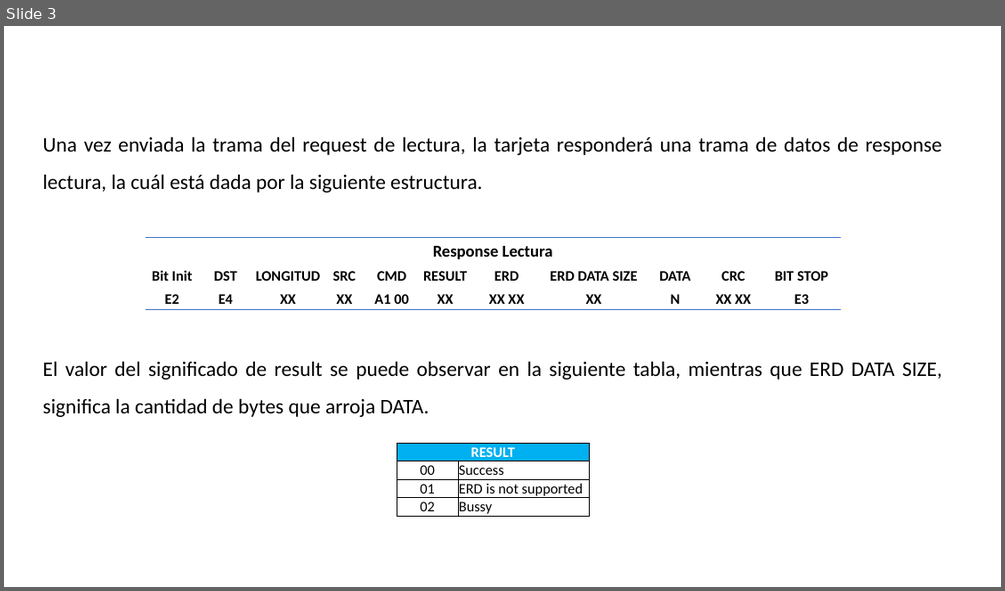
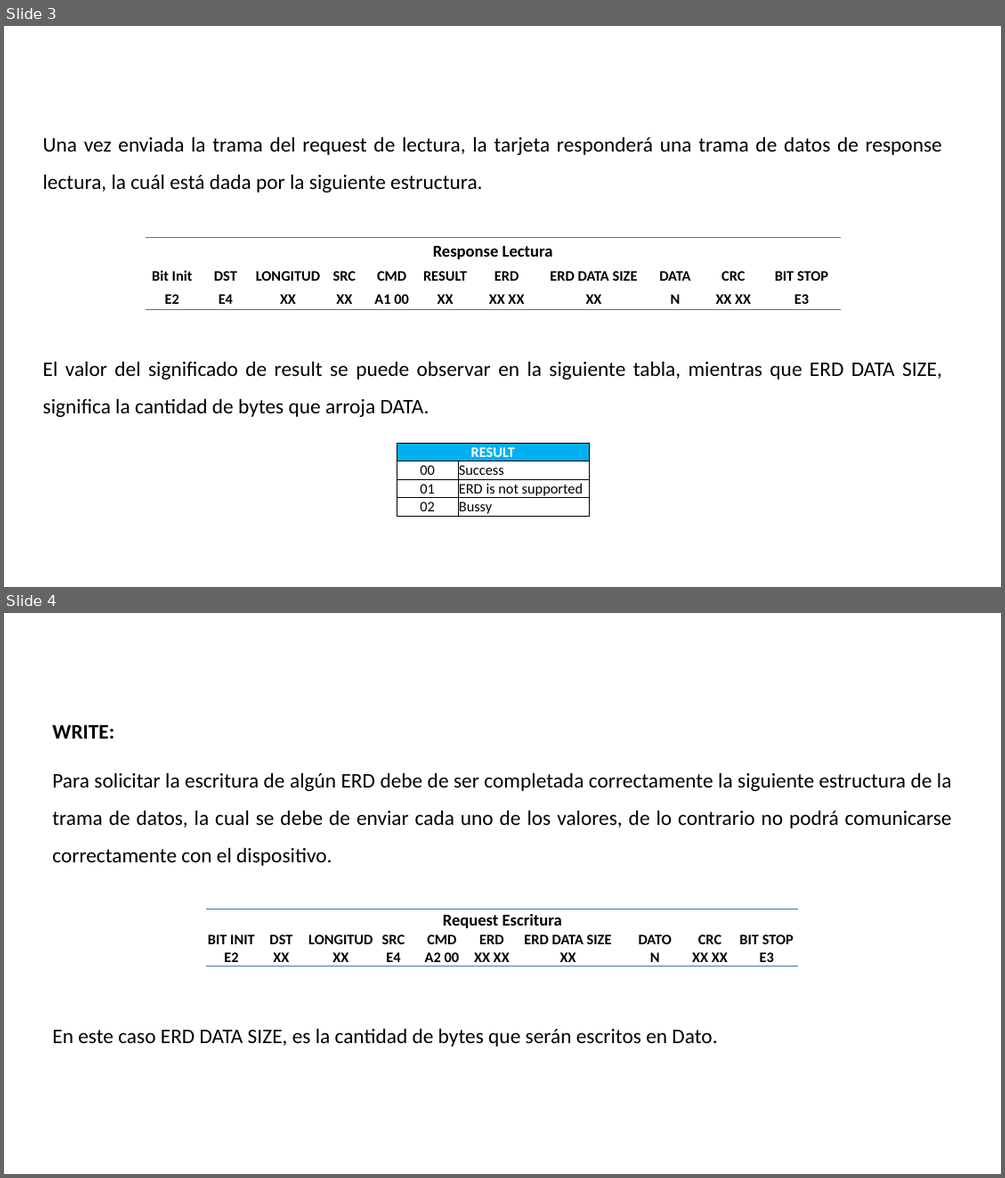
Before and after one commit to LeonelNieto/Serial-GEA, a slide deck: GEA3 Python.pptx. Shown one above the other, each under a label of ours: slide 3 before the commit, slides 3 and 4 after it. The pictures are 1005x591 and 1005x1178 pixels, drawn with LibreOffice and Linux fonts; fonts in the diff are those of the drawing; background and template pictures are left out. Boxes give left, top, right and bottom in pixels: in the first picture for what was removed or moved away, otherwise in the second. Text is boxed around its words. In the diff, an @@ line names an element or a change of style, - is before the commit and + after.

Commit message:
Frame datos pp

```diff
--- a/GEA3 Python.pptx
+++ b/GEA3 Python.pptx
@@ slide 4 added at [4, 613, 1001, 1174], background picture (left out); not listed: 1 template element that a slide beside it also shows @@
@@ text added at [52, 725, 114, 738], 20 pt, text #000000, bold @@
+WRITE:
@@ text added at [52, 772, 952, 866], 20 pt, text #000000 @@
+Para solicitar la escritura de algún ERD debe de ser completada correctamente la siguiente estructura de la trama de datos, la cual se debe de enviar cada uno de los valores, de lo contrario no podrá comunicarse correctamente con el dispositivo.
@@ table added at [207, 909, 801, 970], 3 rows, 10 columns @@
+Request Escritura |  |  |  |  |  |  |  |  | 
+BIT INIT | DST | LONGITUD | SRC | CMD | ERD | ERD DATA SIZE | DATO | CRC | BIT STOP
+E2 | XX | XX | E4 | A2 00 | XX XX | XX | N | XX XX | E3
@@ text added at [52, 1028, 717, 1046], 20 pt, text #000000 @@
+En este caso ERD DATA SIZE, es la cantidad de bytes que serán escritos en Dato.
```
Also in this commit, not shown: 1 slide changed, 2 other slides added, 1 slide removed.
